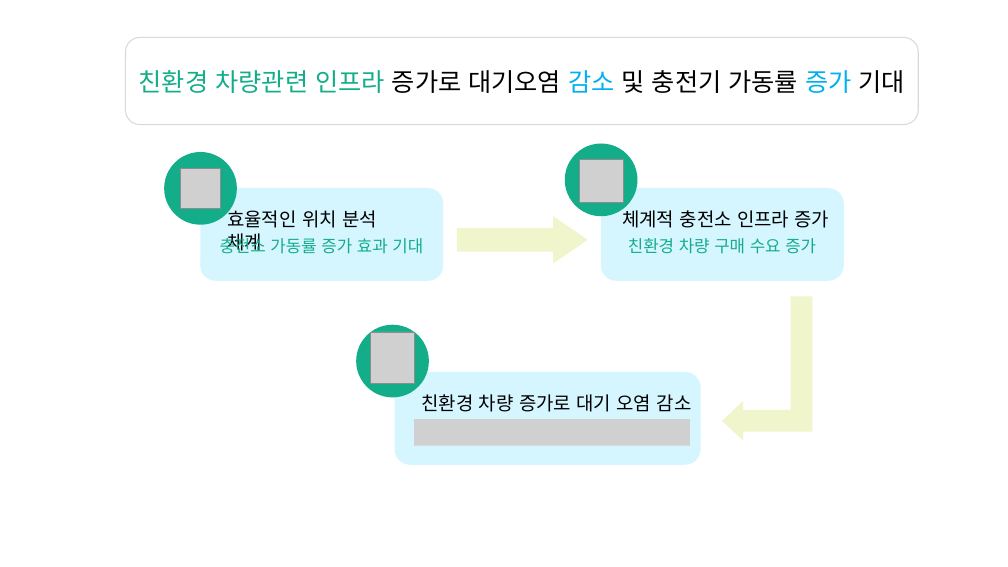
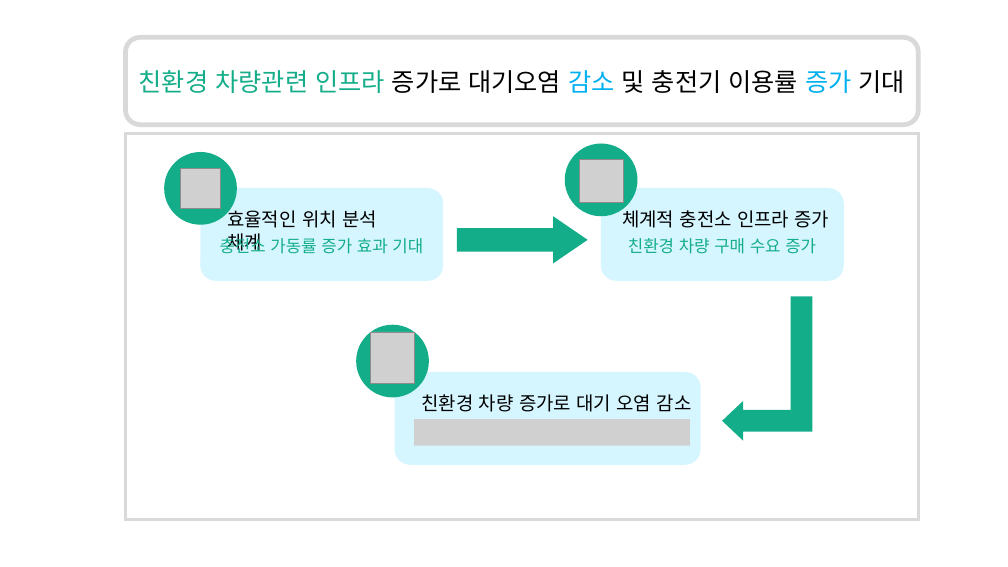
Before and after one commit to jhparkland/Green-Car-Charging-Station-Site-Selection, a slide deck: slide 1 of 제안서 이미지/후생효과.pptx (slide 2 before the commit). Drawn at 1008x567 pixels with LibreOffice and Linux fonts; fonts in the diff are those of the drawing; grey boxes stand for pictures. Boxes give left, top, right and bottom in pixels: in the first picture for what was removed or moved away, otherwise in the second. Text is boxed around its words. In the diff, an @@ line names an element or a change of style, - is before the commit and + after.

```diff
--- a/제안서 이미지/후생효과.pptx
+++ b/제안서 이미지/후생효과.pptx
@@ rounded rectangle "친환경 차량관련 인프라 증가로 대기오염 ..." at box(126, 37, 919, 124): outline #D9D9D9 1 pt to #D9D9D9 4.5 pt @@
@@ text in rounded rectangle at box(139, 70, 905, 93): text changed @@
-친환경 차량관련 인프라 증가로 대기오염 감소 및 충전기 가동률 증가 기대
+친환경 차량관련 인프라 증가로 대기오염 감소 및 충전기 이용률 증가 기대
@@ rectangle added at box(126, 133, 919, 520), outline #D9D9D9 3 pt @@
@@ right arrow at box(457, 216, 588, 263): fill #F0F5CB to #14AD89 @@
@@ bent arrow at box(722, 296, 813, 441): fill #F0F5CB to #14AD89 @@
```
Also in this commit, not shown: 1 slide removed, 21 other files.
